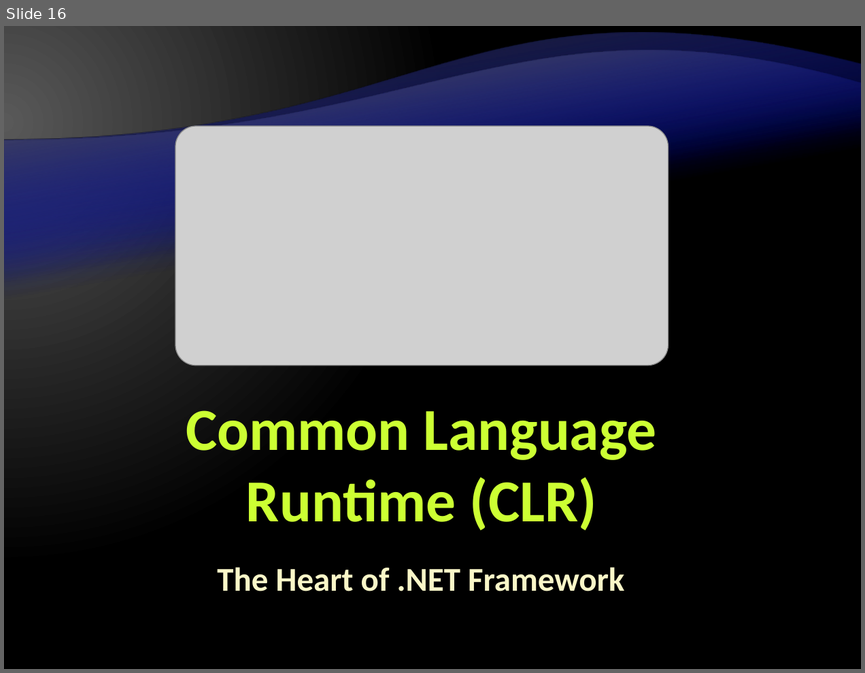
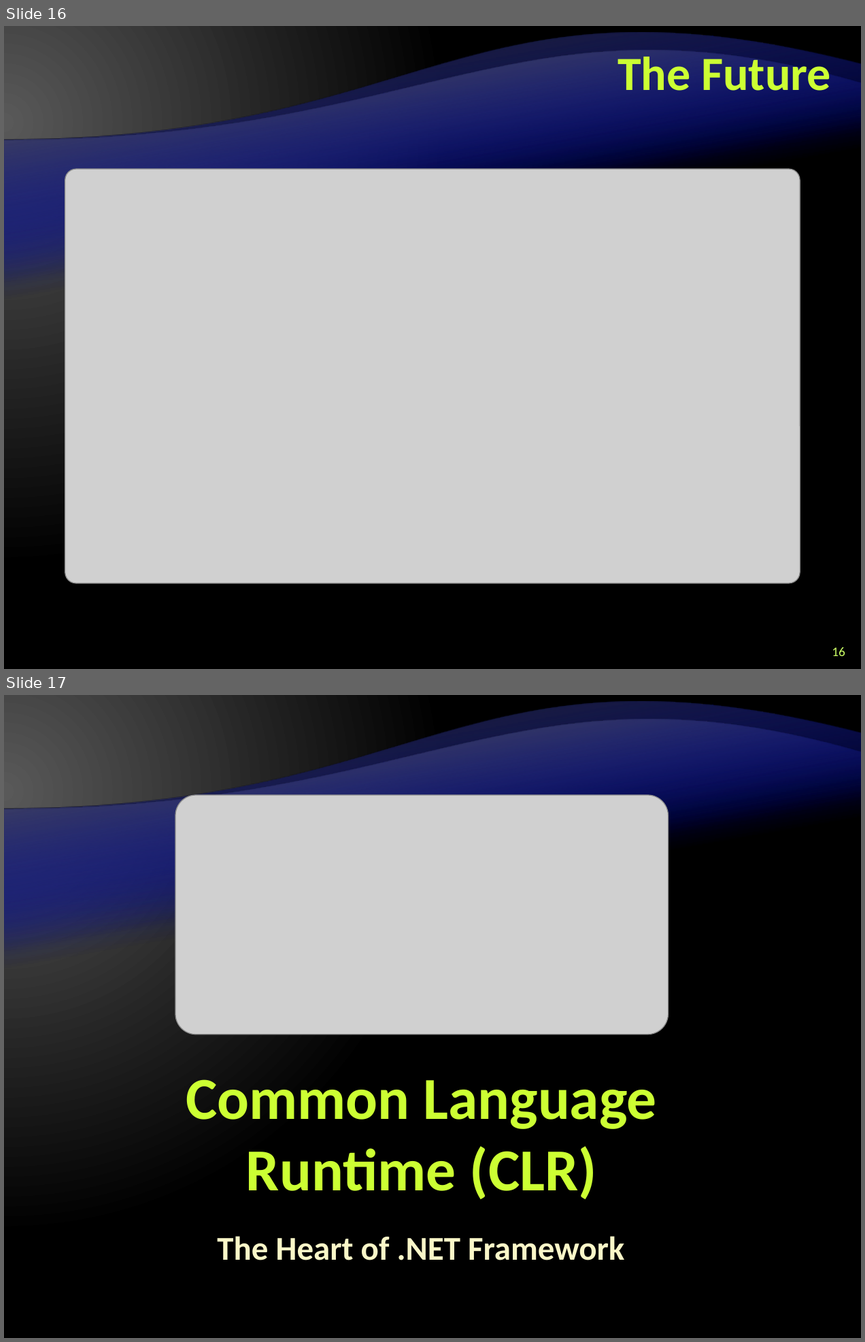
Before and after one commit to Lockheed01/aspnet-mvc-course, a slide deck: Lectures/1. .NET Framework Overview/.NET Framework Overview.pptx. Shown one above the other, each under a label of ours: slide 16 before the commit, slides 16 and 17 after it. The pictures are 865x673 and 865x1342 pixels, drawn with LibreOffice and Linux fonts; fonts in the diff are those of the drawing; grey boxes stand for pictures; background and template pictures are left out. Boxes give left, top, right and bottom in pixels: in the first picture for what was removed or moved away, otherwise in the second. Text is boxed around its words. In the diff, an @@ line names an element or a change of style, - is before the commit and + after.

```diff
--- a/Lectures/1. .NET Framework Overview/.NET Framework Overview.pptx
+++ b/Lectures/1. .NET Framework Overview/.NET Framework Overview.pptx
@@ slide 16 added at box(4, 26, 861, 669), background gradient #595959 to #000000; not listed: 4 template elements that a slide beside it also shows @@
@@ title added at box(617, 50, 831, 91), 40 pt, text #CCFF33, bold @@
+The Future
@@ picture added at box(65, 169, 799, 583) @@
@@ page number added at box(832, 647, 844, 656), 11 pt, text #CCFF66 @@
+16
@@ what was slide 16 is now slide 17 @@
```
Also in this commit, not shown: 6 slides removed.
